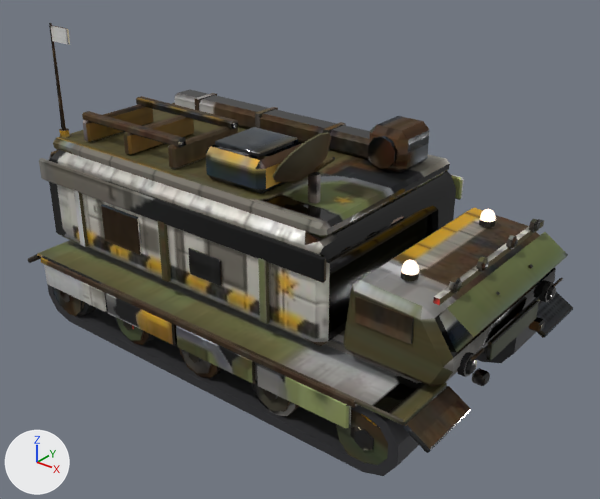
One commit to the glTF model public/models/mcv.soviet.glb: the scene before it, then after it.
One viewpoint serves both versions: a 50 mm camera at (1.1, -1.318, 1.045) aimed at (0.06, -0.018, 0.238). Lighting does not change. The marker at lower left points along +X, +Y and +Z. The first picture is the older version. Where no turn or scale is listed for an object, it has been applied to the vertices. Vertices at exactly the same position are counted once.

The scene before the commit, as lines of its bpy script (objects in view):
```python
me_dish = bpy.data.meshes.new('dish')
me_dish.from_pydata(...)  # 70 vertices, 127 faces; spans x -0.0605..0.0605, y -0.07..0.07, z -0.0701..0.0701
me_dish.materials.append(mat_body)
me_root = bpy.data.meshes.new('root')
me_root.from_pydata(...)  # 2269 vertices, 3443 faces; spans x -0.583..0.583, y -0.315..0.315, z -0.346..0.346
# faces by material slot: [3163, 192, 88]
me_root.materials.append(mat_body)
me_root.materials.append(mat_track)  # dark grey #3f3f42
me_root.materials.append(mat_glow_beacon)
ob_dish_mesh = bpy.data.objects.new('dish_mesh', me_dish)
ob_dish_mesh.location = (0.187, -0.15, 0.5)
ob_root_mesh = bpy.data.objects.new('root_mesh', me_root)
ob_root_mesh.location = (-0.003, 0.0, 0.347)
```
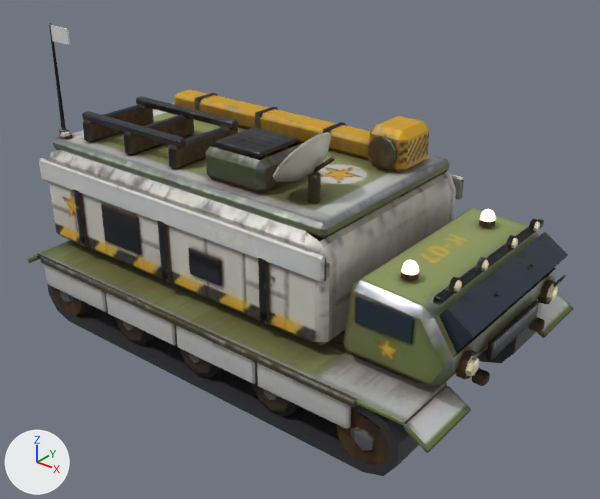
Where the newer file only moved an object's origin or applied its transform, the numbers keep the older frame.

The change, as JSON lines over the scene's bpy script:
```json
{"block": "me_root", "where": "# used by ob_root_mesh; location = (-0.003, 0.0, 0.347)"}
{"op": "remove", "block": "me_root", "code": "me_root.from_pydata(...)  # 2269 vertices, 3443 faces; spans x -0.583..0.583, y -0.315..0.315, z -0.346..0.346"}
{"op": "add", "block": "me_root", "code": "me_root.from_pydata(...)  # 2334 vertices, 3536 faces; spans x -0.583..0.586, y -0.315..0.315, z -0.346..0.346"}
{"block": "me_root", "change": "me_root part 1: the loose piece of 16 vertices spanning x 0.554..0.568, y 0.148..0.192, z -0.147..-0.102 is scaled about its middle by 1.2"}
{"block": "me_root", "change": "me_root part 2: the loose piece of 16 vertices spanning x 0.554..0.568, y -0.192..-0.148, z -0.147..-0.102 is scaled about its middle by 1.2"}
{"block": "me_root", "change": "me_root part 3: the loose piece of 17 vertices spanning x 0.568..0.578, y 0.153..0.187, z -0.142..-0.107 is scaled about its middle by 1.2, then moved by (0.003, 0.0, 0.0)"}
{"block": "me_root", "change": "me_root part 4: the loose piece of 17 vertices spanning x 0.568..0.578, y -0.187..-0.153, z -0.142..-0.107 is scaled about its middle by 1.2, then moved by (0.003, 0.0, 0.0)"}
{"block": "me_root", "change": "me_root part 5: a new loose piece, a box spanning x 0.5815..0.5855, y 0.1435..0.1965, z -0.0939..-0.0899, in mat_body"}
{"block": "me_root", "change": "me_root part 6: a new loose piece, a box spanning x 0.5815..0.5855, y -0.1965..-0.1435, z -0.0939..-0.0899, in mat_body"}
{"block": "me_root", "change": "me_root part 7: a new loose piece of 16 vertices spanning x -0.503..-0.471, y -0.221..-0.189, z 0.084..0.094, in mat_body"}
{"block": "me_root", "change": "me_root part 8: the loose piece of 8 vertices spanning x 0.577..0.581, y -0.192..-0.148, z -0.099..-0.095 is deleted"}
{"block": "me_root", "change": "me_root part 9: 3004 kept faces spanning x -0.583..0.583, y -0.315..0.315, z -0.336..0.346 get new texture (UV) coordinates"}
{"block": "me_root", "change": "other edits to the shape of me_root do not show in these pictures"}
{"block": "me_dish", "where": "me_dish.from_pydata(...)  # 70 vertices, 127 faces; spans x -0.0605..0.0605, y -0.07..0.07, z -0.0701..0.0701"}
{"block": "me_dish", "where": "# used by ob_dish_mesh; location = (0.187, -0.15, 0.5)"}
{"block": "me_dish", "change": "me_dish part 10: texture (UV) coordinates of 127 of 127 faces, centred in x -0.0573..0.0581, y -0.0662..0.0656, z -0.0701..0.0674, changed; they spanned u 0.07..0.99, v 0.16..0.99 and now span u 0.0..0.97, v 0.0..0.99"}
```

Changed parts and their boxes [x1, y1, x2, y2] in the pictures (600 x 499 px; the box of a moved part takes in the faces that stretch with it):
```json
{"part": 1, "of": "me_root", "change": "moved or reshaped", "before": [539, 282, 554, 302], "after": [538, 280, 556, 304]}
{"part": 2, "of": "me_root", "change": "moved or reshaped", "before": [457, 352, 475, 377], "after": [456, 350, 478, 379]}
{"part": 3, "of": "me_root", "change": "moved or reshaped", "before": [547, 285, 556, 300], "after": [547, 284, 558, 302]}
{"part": 4, "of": "me_root", "change": "moved or reshaped", "before": [465, 357, 477, 374], "after": [465, 356, 479, 376]}
{"part": 5, "of": "me_root", "change": "added", "after": [553, 275, 566, 287]}
{"part": 6, "of": "me_root", "change": "added", "after": [471, 345, 488, 361]}
{"part": 7, "of": "me_root", "change": "added", "after": [59, 133, 72, 140]}
{"part": 8, "of": "me_root", "change": "deleted", "before": [470, 348, 485, 361]}
{"part": 9, "of": "me_root", "change": "surface changed", "before": [28, 23, 573, 465], "after": [28, 23, 573, 465]}
{"part": 10, "of": "me_dish", "change": "surface changed", "before": [273, 132, 335, 204], "after": [273, 132, 335, 204], "on screen": "brown to grey"}
```
